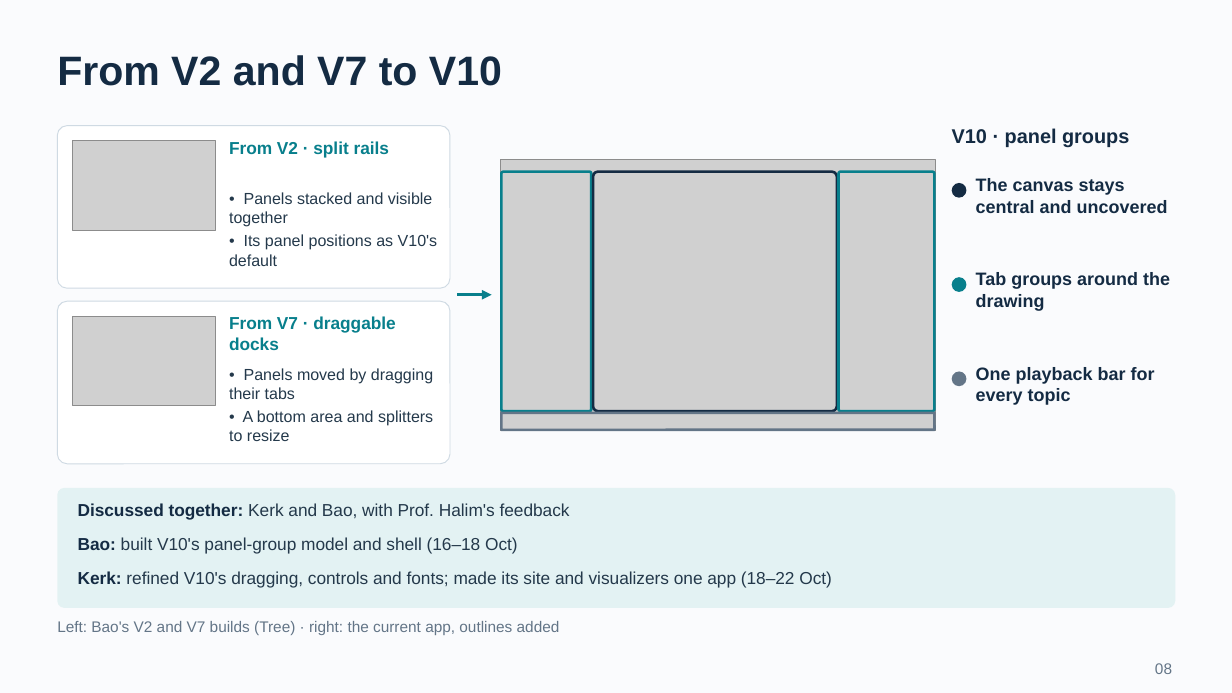
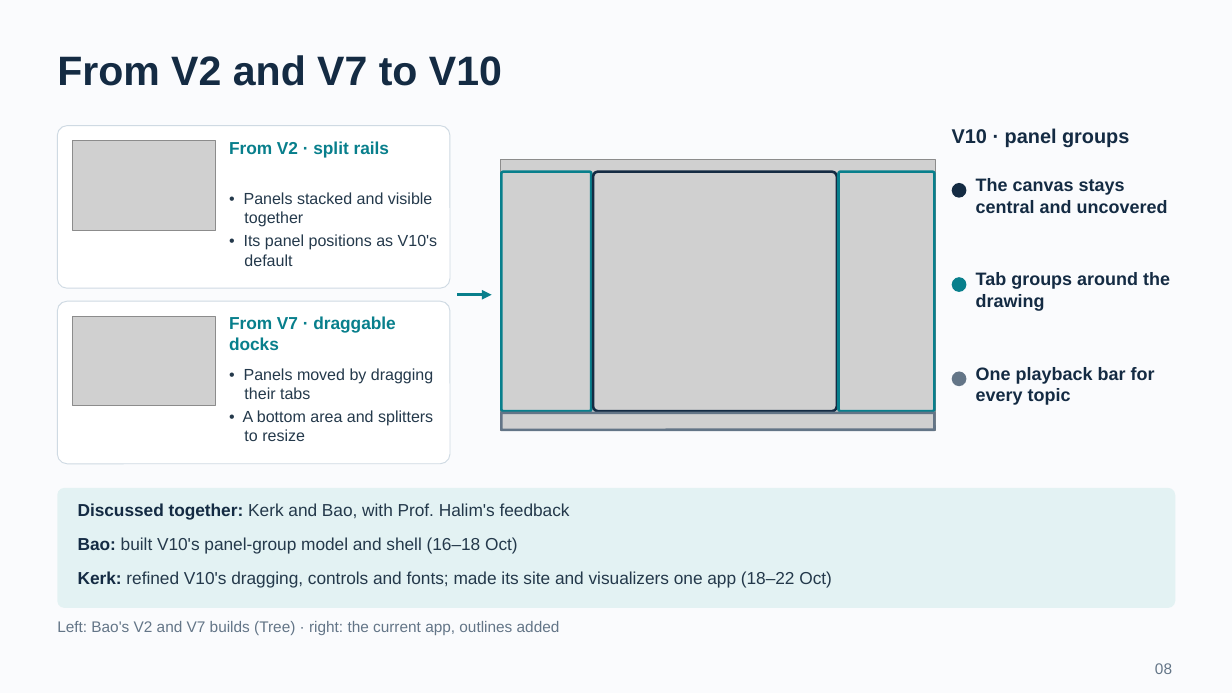
Before and after one commit to BJoozz/docsforfyp, a slide deck: slide 8 of presentation/VisuAlgo_CA_Presentation.pptx. Drawn at 1232x693 pixels with LibreOffice and Linux fonts; fonts in the diff are those of the drawing; grey boxes stand for pictures. Boxes give left, top, right and bottom in pixels: in the first picture for what was removed or moved away, otherwise in the second. Text is boxed around its words. In the diff, an @@ line names an element or a change of style, - is before the commit and + after.

```diff
--- a/presentation/VisuAlgo_CA_Presentation.pptx
+++ b/presentation/VisuAlgo_CA_Presentation.pptx
@@ text "• Panels stacked and visible ..." at (244, 192, 438, 266): indent changed @@
@@ text "• Panels moved by dragging ..." at (243, 368, 433, 441): indent changed @@
```
Also in this commit, not shown: 8 other slides changed, 18 other files.
